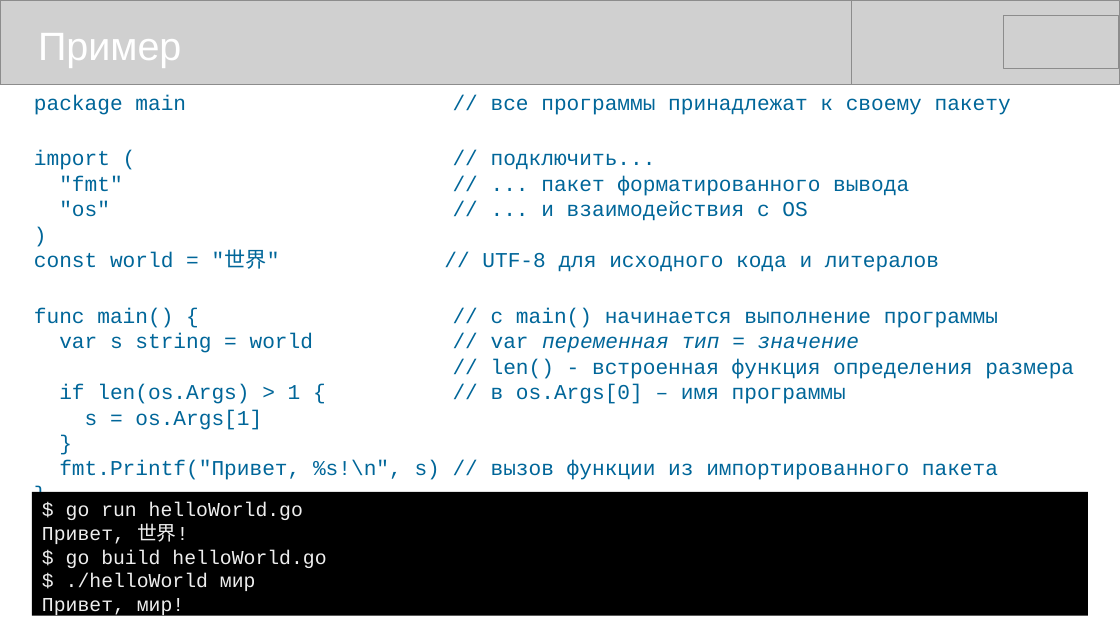
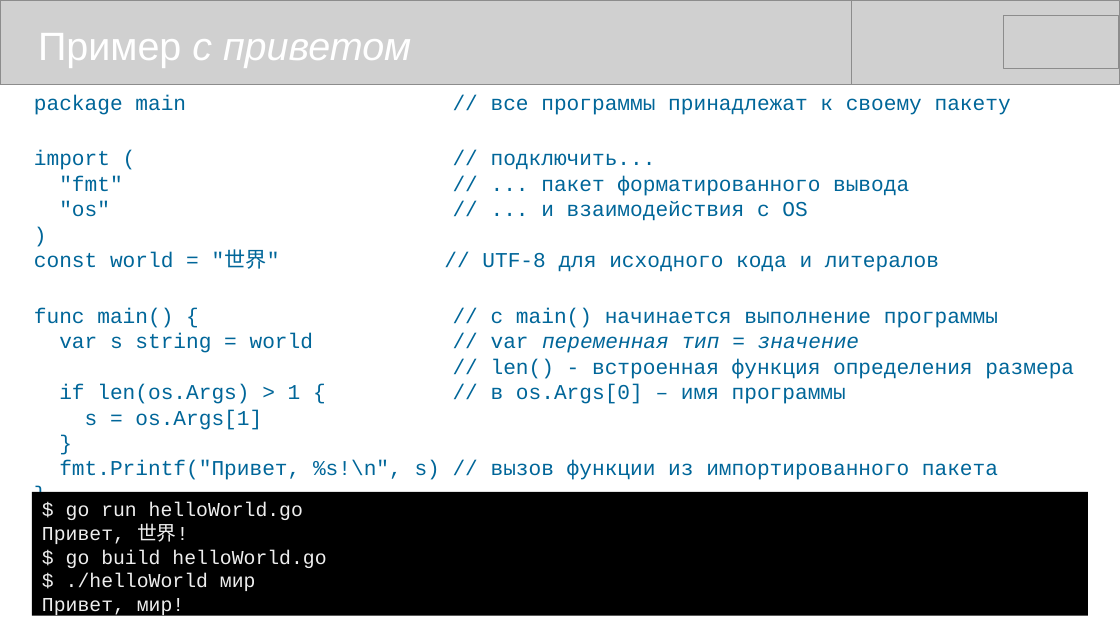
Before and after one commit to mike-shock/Go_language, a slide deck: slide 8 of Go_Intro.odp. Drawn at 1120x630 pixels with LibreOffice and Linux fonts; fonts in the diff are those of the drawing; grey boxes stand for pictures. Boxes give left, top, right and bottom in pixels: in the first picture for what was removed or moved away, otherwise in the second. Text is boxed around its words. In the diff, an @@ line names an element or a change of style, - is before the commit and + after.

```diff
--- a/Go_Intro.odp
+++ b/Go_Intro.odp
@@ text at (x1=38, y1=33, x2=411, y2=68): text changed; italic on @@
-Пример
+Пример с приветом
```
Also in this commit, not shown: 1 slide added, 2 other files.
